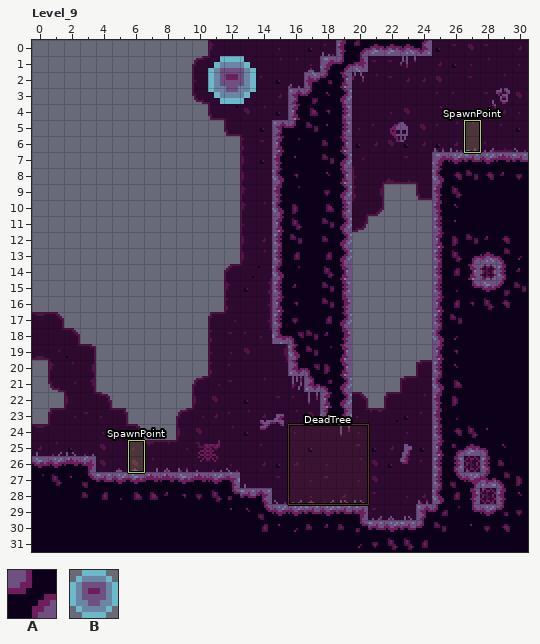
Two versions of a level (LDtk project, assets/worlds/lake.ldtk). Above: the version before the commit.
Cells are 8x8 px. Shown: Level_9 x 0..30, y 0..31. The commit also changed other parts of the map, which this record leaves out.
Key: from "DirtPlatforms": A 1 "DirtStatic"; from "LdtkIcons": B 3.
_ is an empty cell.
Objects are placed by their top-left corner, in cells (3,4 is the top-left corner of cell 3,4); size is 1x1 cell unless given.
Layers that did not change in this view are not listed.
Layer "DirtPlatforms" before, first column x 0:
 0 ___________________AAAAAA______
 1 __________________AAA__________
 2 _________________AAA___________
 3 ________________AAAA___________
 4 ________________AAAA___________
 5 _______________AAAAA___________
 6 _______________AAAAA___________
 7 _______________AAAAA_____AAAAAA
 8 _______________AAAAA_____AAAAAA
 9 _______________AAAAA_____AAAAAA
10 _______________AAAAA_____AAAAAA
11 _______________AAAAA_____AAAAAA
12 _______________AAAAA_____AAAAAA
13 _______________AAAAA_____AAAAAA
14 _______________AAAAA_____AAA_AA
15 _______________AAAAA_____AAAAAA
16 _______________AAAAA_____AAAAAA
17 _______________AAAAA_____AAAAAA
18 _______________AAAAA_____AAAAAA
19 ________________AAAA_____AAAAAA
20 ________________AAAA_____AAAAAA
21 _________________AAA_____AAAAAA
22 __________________AA_____AAAAAA
23 __________________AA_____AAAAAA
24 _________________________AAAAAA
25 _________________________AAAAAA
26 AAAA_____________________AA_AAA
27 AAAAAAAAAAAAA____________AAAAAA
28 AAAAAAAAAAAAAAA__________AAA_AA
29 AAAAAAAAAAAAAAAAAAAAA___AAAAAAA
30 AAAAAAAAAAAAAAAAAAAAAAAAAAAAAAA
31 AAAAAAAAAAAAAAAAAAAAAAAAAAAAAAA
Objects on layer "Entities" before:
"SpawnPoint" rectangle at 6,25 size 1x2
"SpawnPoint" rectangle at 27,5 size 1x2
B "Coin" at 11,1 size 3x3
"DeadTree" rectangle at 16,24 size 5x5
After the commit:
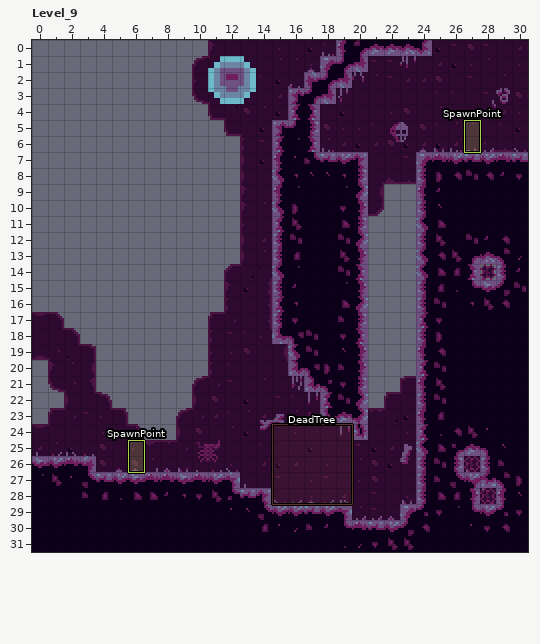
The exact change:
Layer "DirtPlatforms":
y 3: x 19 A -> _
y 4..6: x 18..19 AA -> __
y 7..24: x 20 _ -> A; x 24 _ -> A
y 25..28: x 24 _ -> A
y 29: x 20 A -> _; x 23 _ -> A
Layer "Entities":
changed: "DeadTree" rectangle at 16,24 size 5x5 -> "DeadTree" rectangle at 15,24 size 5x5
